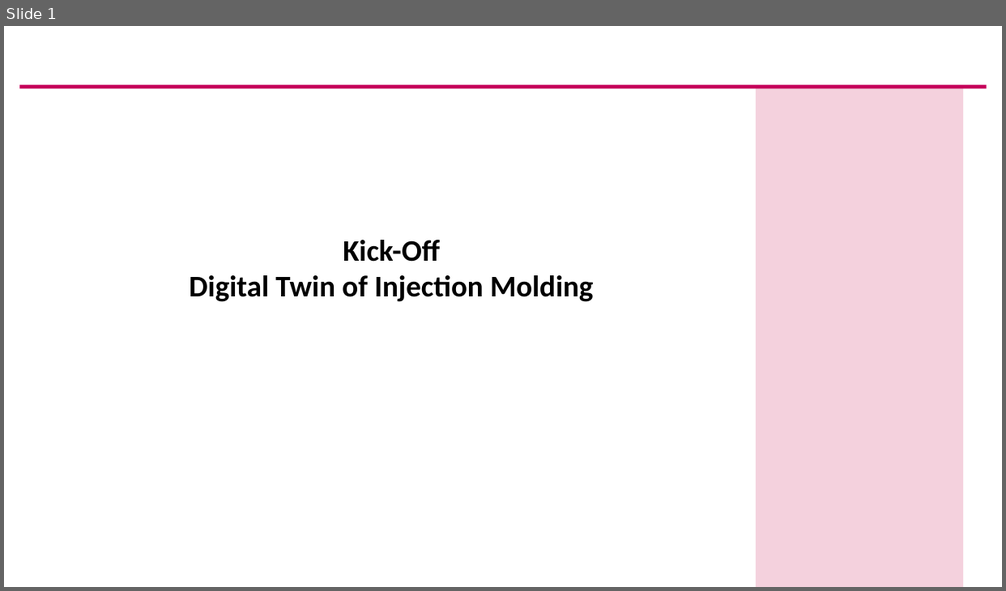
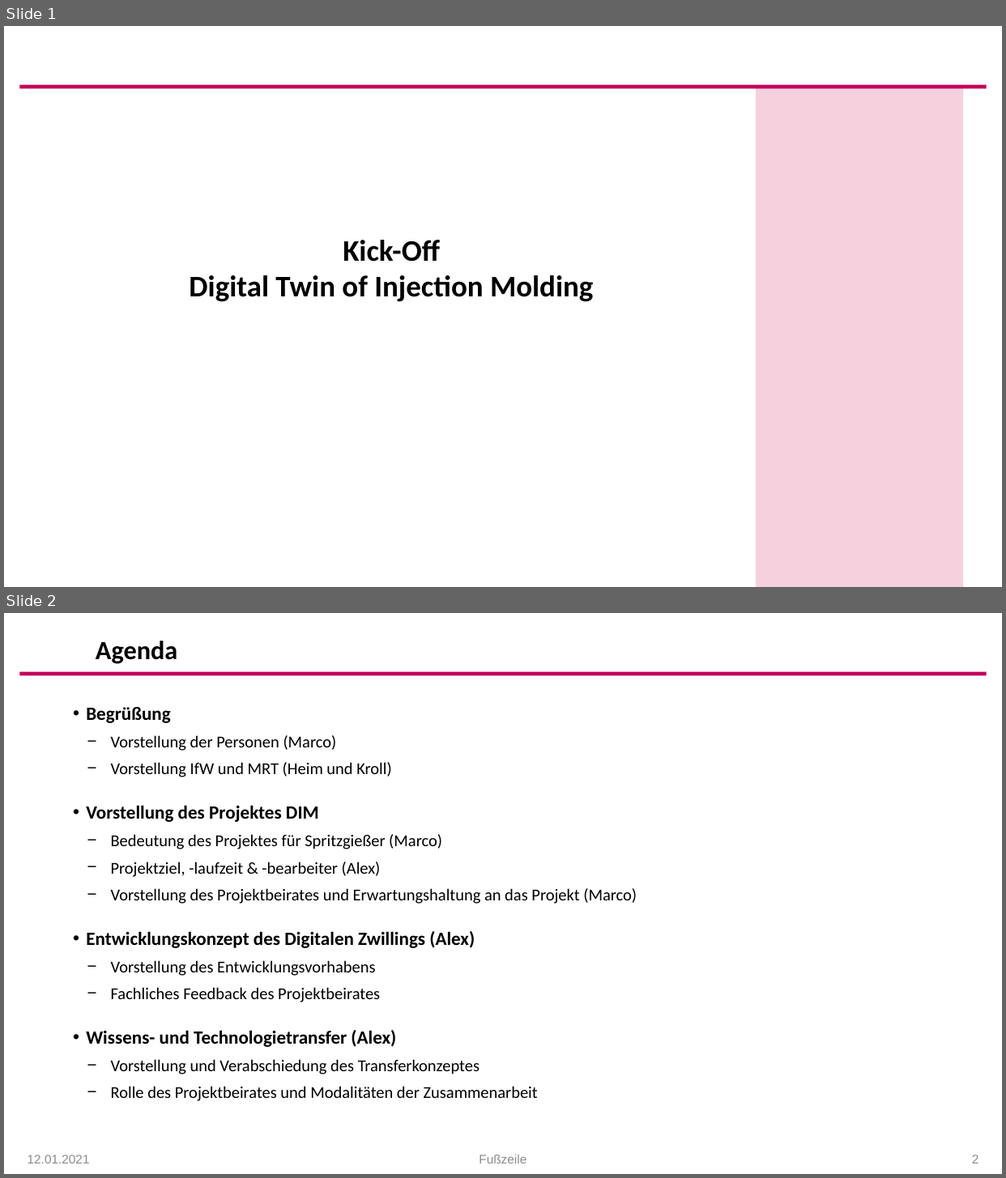
Before and after one commit to arehmer/DigitalTwinInjectionMoulding, a slide deck: Präsentationen/Kick-Off_Agenda.pptx. Shown one above the other, each under a label of ours: slide 1 before the commit, slides 1 and 2 after it. The pictures are 1006x591 and 1006x1178 pixels, drawn with LibreOffice and Linux fonts; fonts in the diff are those of the drawing; background and template pictures are left out. Boxes give left, top, right and bottom in pixels: in the first picture for what was removed or moved away, otherwise in the second. Text is boxed around its words. In the diff, an @@ line names an element or a change of style, - is before the commit and + after.

```diff
--- a/Präsentationen/Kick-Off_Agenda.pptx
+++ b/Präsentationen/Kick-Off_Agenda.pptx
@@ slide 2 added at (x1=4, y1=613, x2=1002, y2=1174), background #FFFFFF; not listed: 1 template element that a slide beside it also shows @@
@@ title added at (x1=96, y1=641, x2=177, y2=664), 25.2 pt, text #000000, bold @@
+Agenda
@@ text added at (x1=86, y1=707, x2=637, y2=1101), 16 pt, text #000000 @@
+• Begrüßung
+  − Vorstellung der Personen (Marco)
+  − Vorstellung IfW und MRT (Heim und Kroll)
+• Vorstellung des Projektes DIM
+  − Bedeutung des Projektes für Spritzgießer (Marco)
+  − Projektziel, -laufzeit & -bearbeiter (Alex)
+  − Vorstellung des Projektbeirates und Erwartungshaltung an das Projekt (Marco)
+• Entwicklungskonzept des Digitalen Zwillings (Alex)
+  − Vorstellung des Entwicklungsvorhabens
+  − Fachliches Feedback des Projektbeirates
+• Wissens- und Technologietransfer (Alex)
+  − Vorstellung und Verabschiedung des Transferkonzeptes
+  − Rolle des Projektbeirates und Modalitäten der Zusammenarbeit
@@ text added at (x1=27, y1=1155, x2=90, y2=1164), 12 pt, text #8C8C8C @@
+12.01.2021
@@ text added at (x1=479, y1=1155, x2=526, y2=1164), 12 pt, text #8C8C8C @@
+Fußzeile
@@ page number added at (x1=972, y1=1155, x2=979, y2=1164), 12 pt, text #8C8C8C @@
+2
```
Also in this commit, not shown: 13 slides changed, 5 other slides added.
